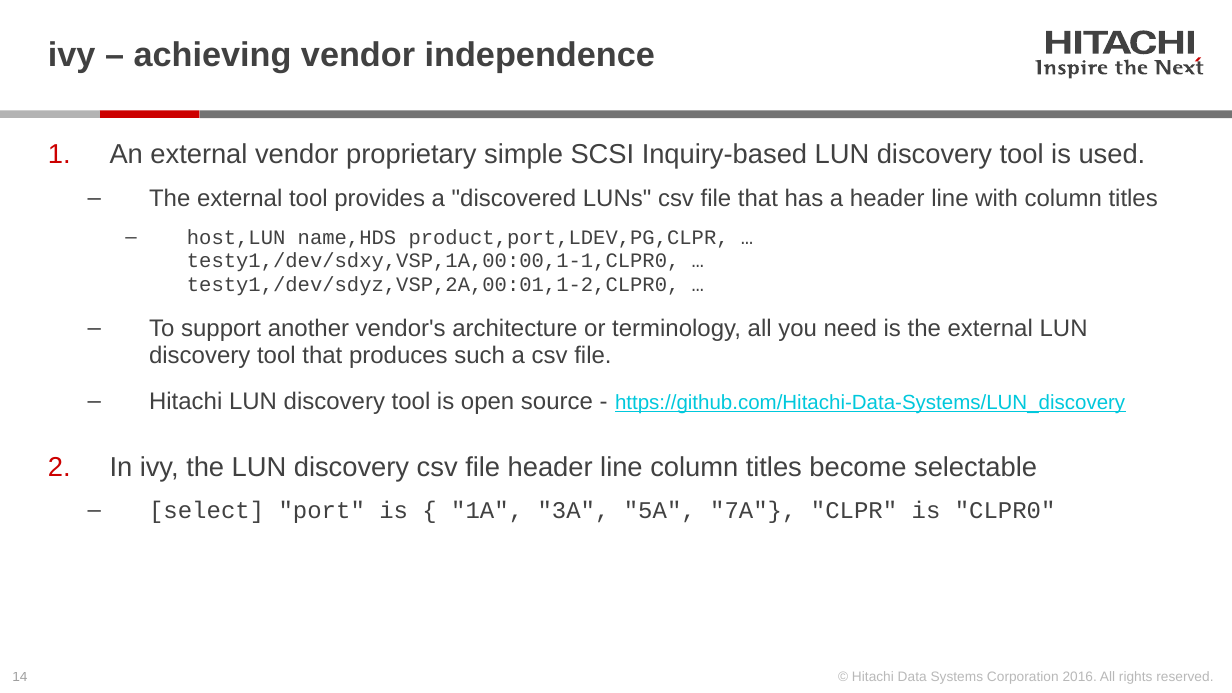
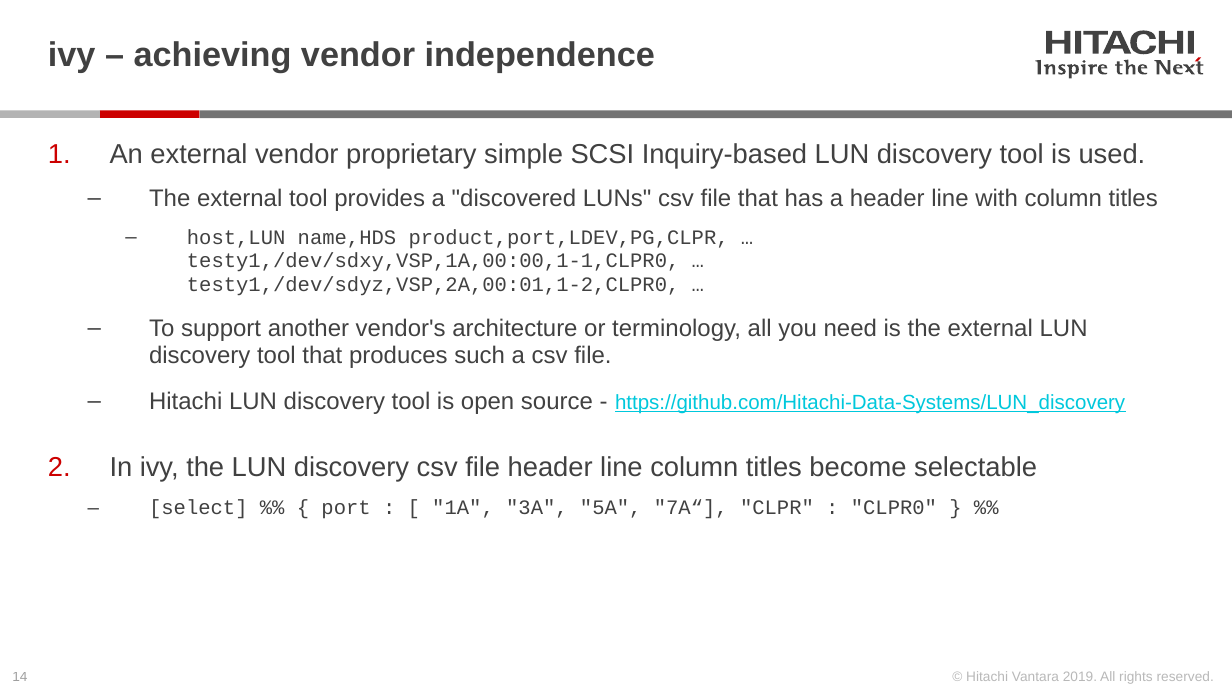
Before and after one commit to Hitachi-Data-Systems/ivy, a slide deck: slide 14 of doc/Introduction_to_ivy.pptx. Drawn at 1232x693 pixels with LibreOffice and Linux fonts; fonts in the diff are those of the drawing. Boxes give left, top, right and bottom in pixels: in the first picture for what was removed or moved away, otherwise in the second. Text is boxed around its words. In the diff, an @@ line names an element or a change of style, - is before the commit and + after.

```diff
--- a/doc/Introduction_to_ivy.pptx
+++ b/doc/Introduction_to_ivy.pptx
@@ text at (149, 500, 937, 519): text changed; size 14 to 12 pt @@
-  ‒ [select] "port" is { "1A", "3A", "5A", "7A"}, "CLPR" is "CLPR0"
+  ‒ [select] %% { port : [ "1A", "3A", "5A", "7A“], "CLPR" : "CLPR0" } %%
@@ text at (966, 671, 1214, 684): text changed @@
-© Hitachi Data Systems Corporation 2016. All rights reserved.
+© Hitachi Vantara 2019. All rights reserved.
```
Also in this commit, not shown: 25 other slides changed, 1 slide added, 1 slide removed, 48 other files.
